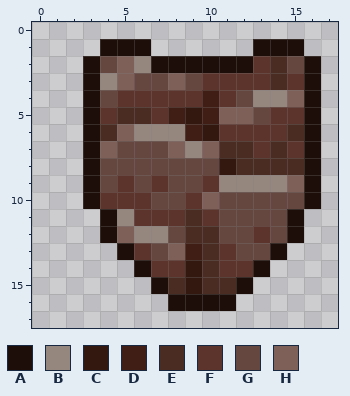
Pixel-art sprite, stored at src/main/resources/assets/lava_potions/textures/mob_effect/netherite_skin.png. The picture above is the old version.
The file is 18x18 pixels. The old version is drawn lined up with the new one.
Palette (. is transparent): A #1e0e09  B #95867e  C #331810  D #411e15  E #4a2c23  F #5d342c  G #654740  H #7e6059
Pixels before, first column x 3:
 1 .AAA......AAA.
 2 AGHBAAAAAAFEGA
 3 ABHGGHGFFFFEFA
 4 AGFFFFFDFGBBHA
 5 AFEEFDCDHHGFFA
 6 AEHBBBDCFFFFEA
 7 AHGGGHBHEEFEFA
 8 AGGGGGGGCEEEEA
 9 AGFGFGGFBBBBHA
10 AFFFGGFHGGGGGA
11 .ABFFFEFGGGGA.
12 .AHBBGEEGGFGA.
13 ..AFGHDEFGGA..
14 ...AFFCEFFA...
15 ....AECEEA....
16 .....AAAA.....
After:
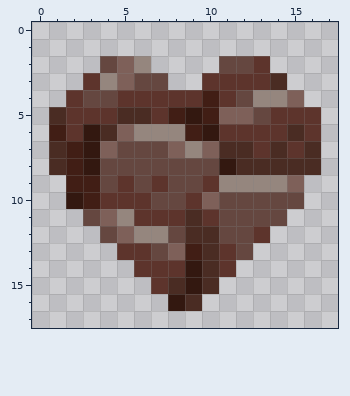
The edit:
whole drawing moved by +1,+0 (the old picture is shown already moved)
Colour C now appears in row 10 at x 2.
The author changed colour A to colour C in rows 6 to 8 at x 3; in row 16 at x 8.
Colour D now appears in row 6 at x 1; in rows 7 to 9 at x 2.
The author changed colour A to colour D in rows 9 to 10 at x 3.
Colour E now appears in row 5 at x 1; in rows 7 to 8 at x 1.
The author changed colour A to colour E in rows 7 to 8 at x 16; in row 16 at x 9.
Colour F now appears in rows 4 to 6 at x 2.
The author changed colour A to colour F in row 3 at x 3; in row 5 at x 3 and 16; in row 6 at x 16; in row 13 at x 5; in row 14 at x 6; in row 15 at x 7.
Colour G now appears in row 11 at x 3.
The author changed colour A to colour G in row 2 at x 11 to 12; in row 4 at x 3; in row 12 at x 4.
The author changed colour A to colour H in row 11 at x 4.
Colour A is gone in row 1 at x 4 to 6 and 13 to 15; in row 2 at x 3, 7 to 10 and 16; in rows 3 to 4 at x 16; in rows 9 to 10 at x 16; in rows 11 to 12 at x 15; in row 13 at x 14.
Colour A is gone in row 14 at x 13; in row 15 at x 12; in row 16 at x 10 to 11.
Colour E is gone in row 2 at x 14; in row 15 at x 11.
Colour F is gone in row 3 at x 15; in row 14 at x 12.
Colour G is gone in row 2 at x 15; in row 3 at x 9; in row 12 at x 14; in row 13 at x 13.
Colour H is gone in row 3 at x 8.
